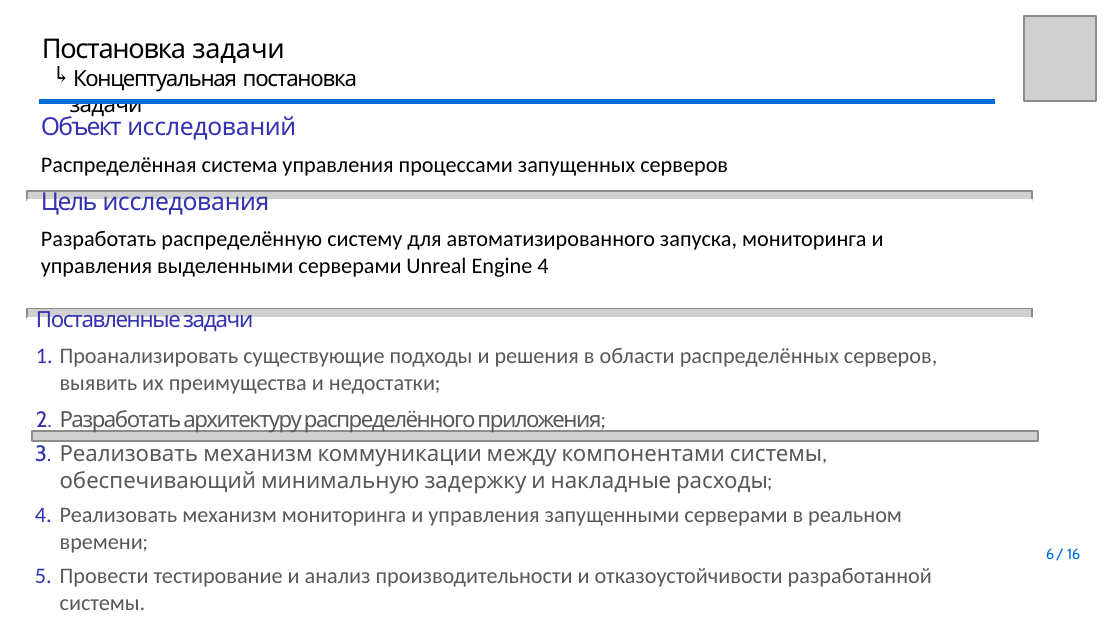
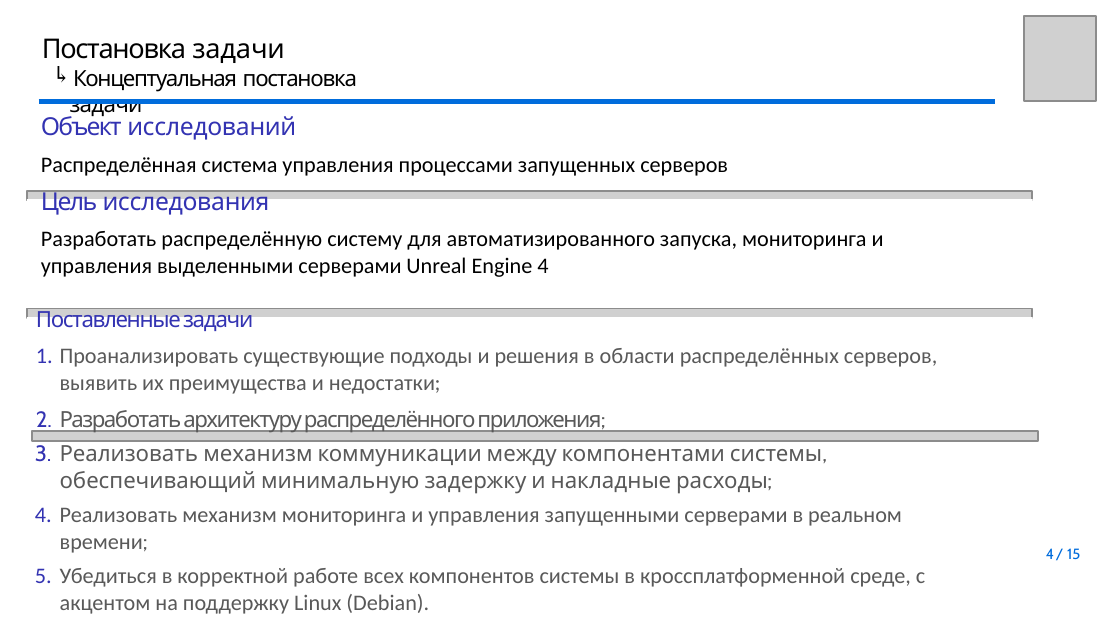
Before and after one commit to youngB0rrov/bmstu_doc, a slide deck: slide 4 of Master/Diploma/presentation/Презентация.pptx. Drawn at 1120x630 pixels with LibreOffice and Linux fonts; fonts in the diff are those of the drawing; grey boxes stand for pictures; background and template pictures are left out. Boxes give left, top, right and bottom in pixels: in the first picture for what was removed or moved away, otherwise in the second. Text is boxed around its words. In the diff, an @@ line names an element or a change of style, - is before the commit and + after.

```diff
--- a/Master/Diploma/presentation/Презентация.pptx
+++ b/Master/Diploma/presentation/Презентация.pptx
@@ text at (60, 568, 925, 614): text changed @@
-5. Провести тестирование и анализ производительности и отказоустойчивости разработанной системы.
+5. Убедиться в корректной работе всех компонентов системы в кроссплатформенной среде, с акцентом на поддержку Linux (Debian).
@@ text at (1046, 548, 1080, 560): text changed @@
-6 / 16
+4 / 15
```
Also in this commit, not shown: 7 other slides changed, 1 slide added, 3 other files.
